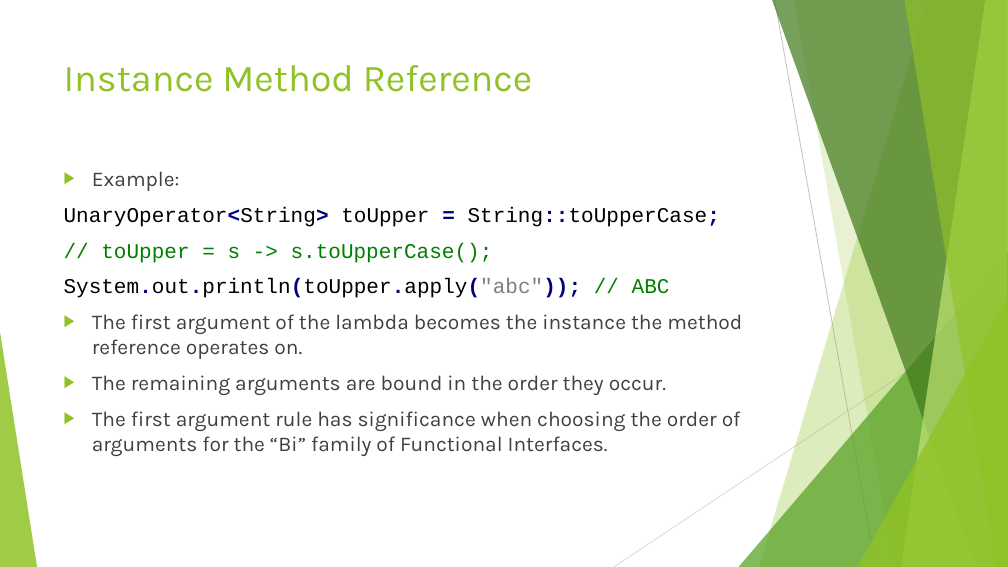
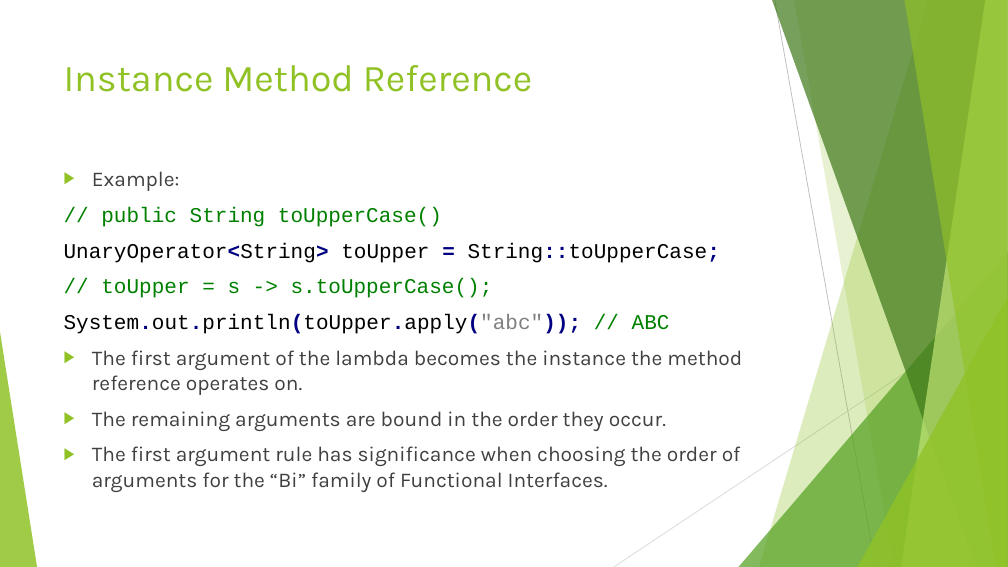
Before and after one commit to RichardRoda/2017-CodePaLOUsa-Lambda, a slide deck: slide 22 of Learning to Love the Lambda in the Stream.pptx. Drawn at 1008x567 pixels with LibreOffice and Linux fonts; fonts in the diff are those of the drawing. Boxes give left, top, right and bottom in pixels: in the first picture for what was removed or moved away, otherwise in the second. Text is boxed around its words. In the diff, an @@ line names an element or a change of style, - is before the commit and + after.

```diff
--- a/Learning to Love the Lambda in the Stream.pptx
+++ b/Learning to Love the Lambda in the Stream.pptx
@@ text at (101, 207, 442, 227): paragraph added @@
+// public String toUpperCase()
```
Also in this commit, not shown: 6 other slides changed.
